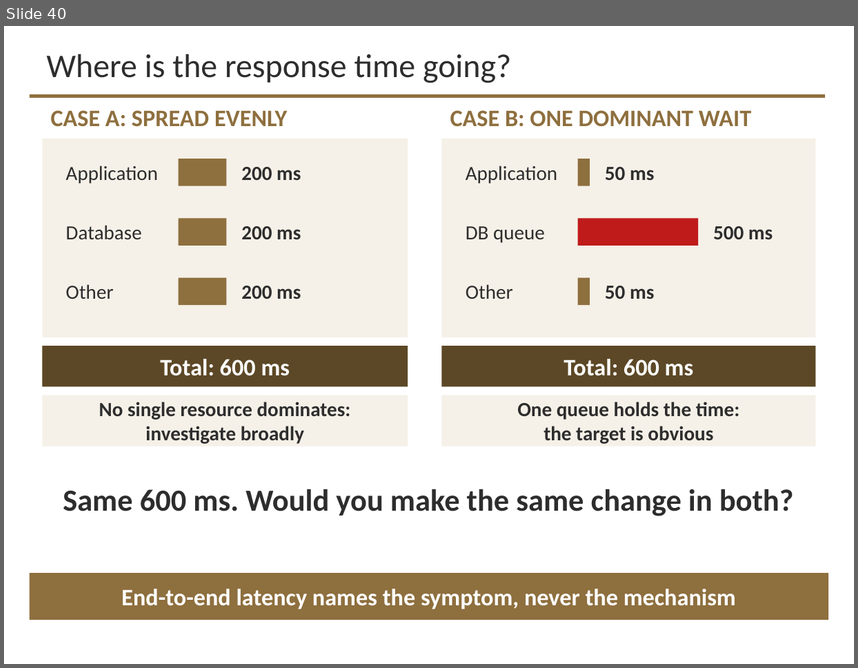
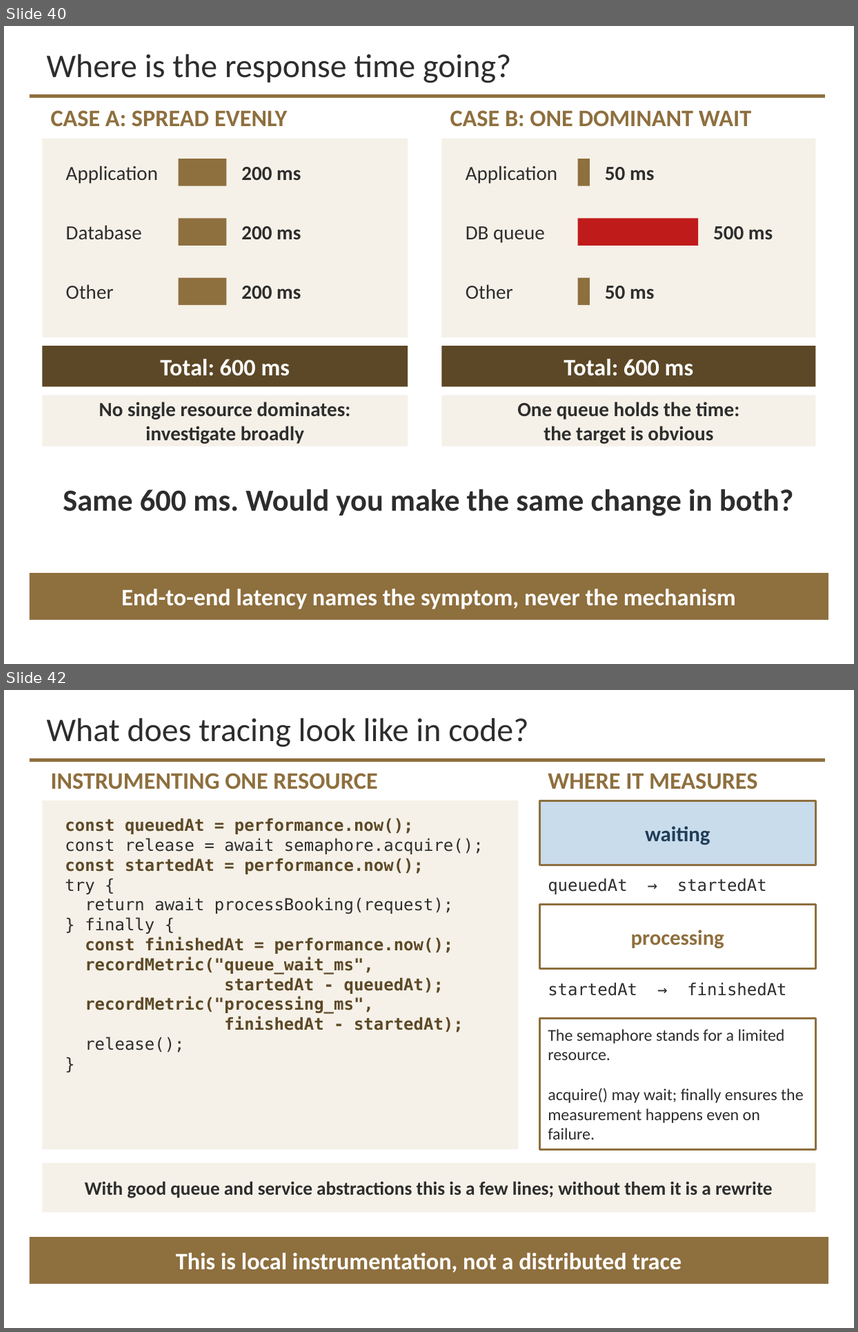
Before and after one commit to davisjam/model-based-agentic-software-engineering, a slide deck: course/lectures/act-3-software-in-the-world/04-performance-and-reliability/3-4-Performance-and-Reliability-1-Performance-Engineering.pptx. Shown one above the other, each under a label of ours: slide 40 before the commit, slides 40 and 42 after it; the slides between them are not shown. The pictures are 858x668 and 858x1332 pixels, drawn with LibreOffice and Linux fonts; fonts in the diff are those of the drawing; background and template pictures are left out. Boxes give left, top, right and bottom in pixels: in the first picture for what was removed or moved away, otherwise in the second. Text is boxed around its words. In the diff, an @@ line names an element or a change of style, - is before the commit and + after.

```diff
--- a/course/lectures/act-3-software-in-the-world/04-performance-and-reliability/3-4-Performance-and-Reliability-1-Performance-Engineering.pptx
+++ b/course/lectures/act-3-software-in-the-world/04-performance-and-reliability/3-4-Performance-and-Reliability-1-Performance-Engineering.pptx
@@ slide 42 added at (4,690,854,1328), background #FFFFFF; not listed: 1 template element that a slide beside it also shows @@
@@ title added at (47,718,528,747), 28 pt, text #2D2D2D @@
+What does tracing look like in code?
@@ text added at (51,773,377,789), 20 pt, text #8E6F3E, bold @@
+INSTRUMENTING ONE RESOURCE
@@ text added at (548,773,757,789), 20 pt, text #8E6F3E, bold @@
+WHERE IT MEASURES
@@ rectangle added at (42,800,518,1149), fill #F5F1E8 @@
@@ rectangle added at (539,800,816,865), fill #C9DCEC, outline #8E6F3E 1.75 pt, 18 pt, text #1F3D57, bold @@
+waiting
@@ text added at (65,818,484,1052), 14 pt, text #5C4826, bold @@
+const queuedAt = performance.now();
+const release = await semaphore.acquire();
+const startedAt = performance.now();
+try {
+return await processBooking(request);
+} finally {
+const finishedAt = performance.now();
+recordMetric("queue_wait_ms",
+startedAt - queuedAt);
+recordMetric("processing_ms",
+finishedAt - startedAt);
+release();
+}
@@ text added at (548,878,767,894), 14 pt, text #2D2D2D @@
+queuedAt → startedAt
@@ rectangle added at (539,904,816,969), fill #FFFFFF, outline #8E6F3E 1.75 pt, 18 pt, text #8E6F3E, bold @@
+processing
@@ text added at (548,982,786,996), 14 pt, text #2D2D2D @@
+startedAt → finishedAt
@@ rectangle added at (539,1018,816,1149), fill #FFFFFF, outline #8E6F3E 1.75 pt, 14 pt, text #2D2D2D @@
+The semaphore stands for a limited resource.
+acquire() may wait; finally ensures the
+measurement happens even on failure.
@@ rectangle added at (42,1163,816,1212), fill #F5F1E8, 16 pt, text #2D2D2D, bold @@
+With good queue and service abstractions this is a few lines; without them it is a rewrite
@@ rectangle added at (30,1236,829,1283), fill #8E6F3E, 20 pt, text #FFFFFF, bold @@
+This is local instrumentation, not a distributed trace
```
Also in this commit, not shown: 1 other slide added.
